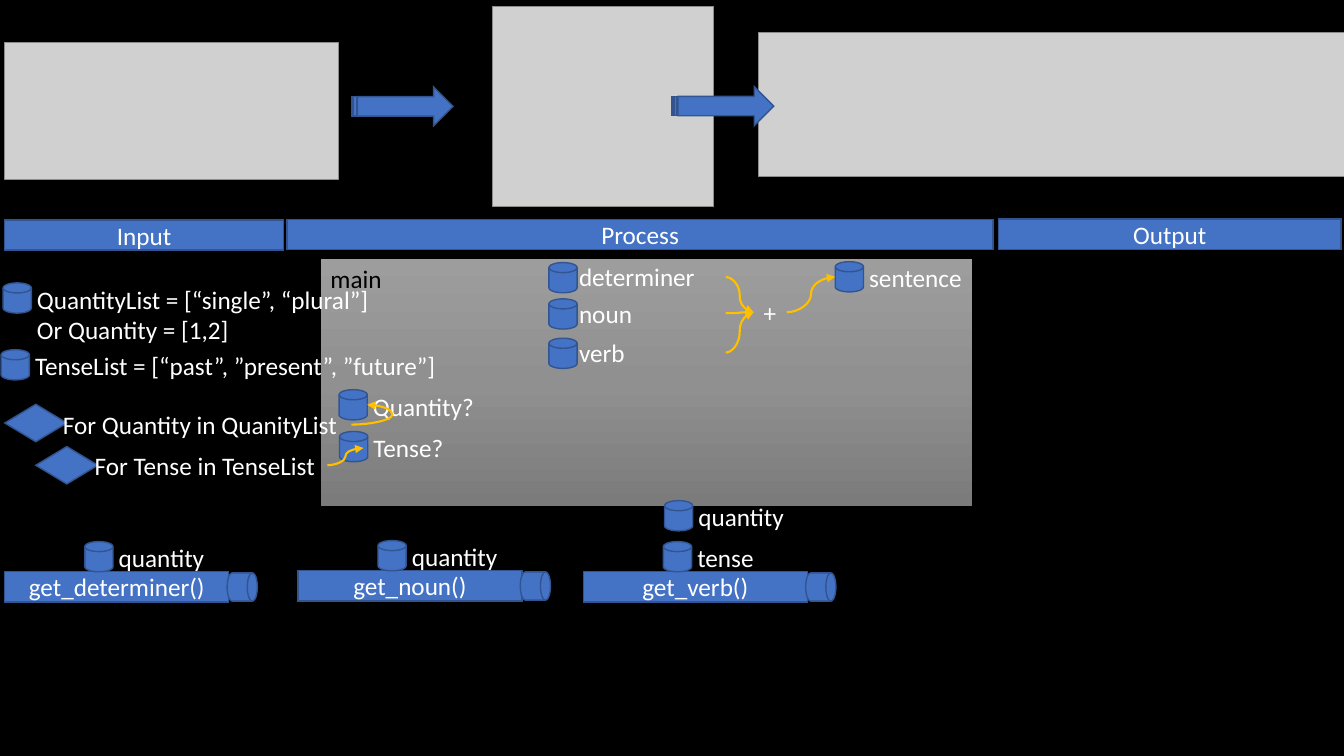
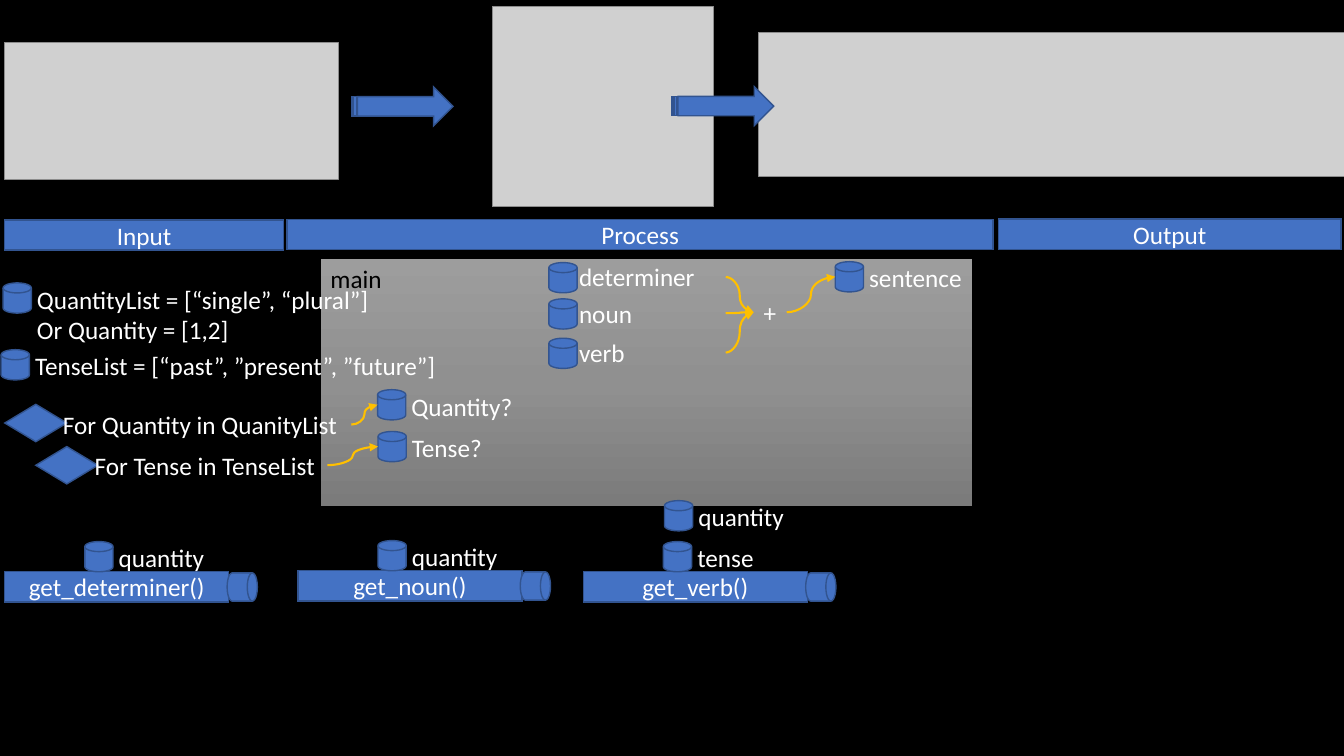
Before and after one commit to BroClements/CSE111ProgwFunctions, a slide deck: slide 55 of CSE111W3_WrittingFunctions.pptx (slide 53 before the commit). Drawn at 1344x756 pixels with LibreOffice and Linux fonts; fonts in the diff are those of the drawing; grey boxes stand for pictures. Boxes give left, top, right and bottom in pixels: in the first picture for what was removed or moved away, otherwise in the second. Text is boxed around its words. In the diff, an @@ line names an element or a change of style, - is before the commit and + after.

```diff
--- a/CSE111W3_WrittingFunctions.pptx
+++ b/CSE111W3_WrittingFunctions.pptx
@@ curved arrow moved from (352, 424) - (367, 405) to (352, 424) - (378, 405) @@
@@ 2 texts, 2 cylinders: place and size @@
-2 texts, 2 cylinders at box(339, 390, 474, 462)
+2 texts, 2 cylinders at box(378, 390, 512, 462)
@@ curved arrow moved from (328, 466) - (364, 448) to (328, 466) - (378, 447) @@
```
Also in this commit, not shown: 8 other slides changed, 3 slides added, 4 other files.
